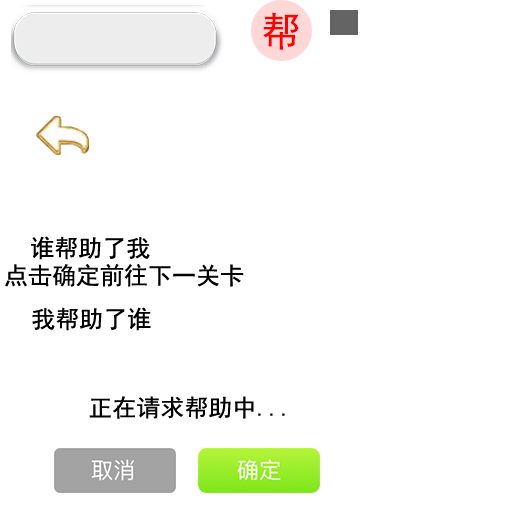
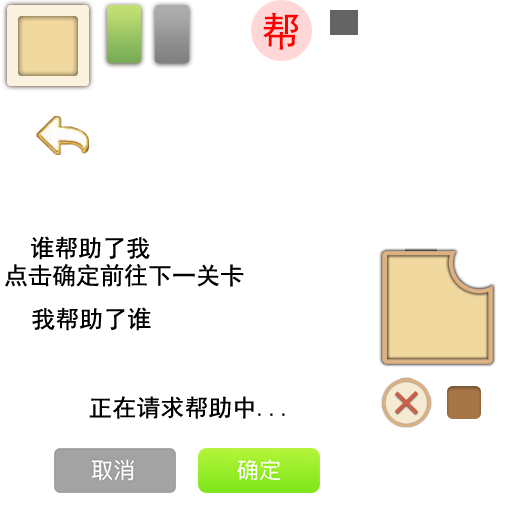
Before/after of a w=512, h=512 layered artwork. What changed in the layer stack:
added layer "图层 31" above "图层 30" over box(447, 386, 481, 419)
added layer "图层 30" above "图层 29" over box(379, 248, 496, 428)
added layer "图层 29" above "图层 28" over box(150, 1, 194, 69)
added layer "图层 28" above "图层 26" over box(102, 1, 146, 69)
added layer "图层 26" above "图层 25" over box(2, 0, 94, 91)
painted on "帮" over box(11, 5, 224, 74)
